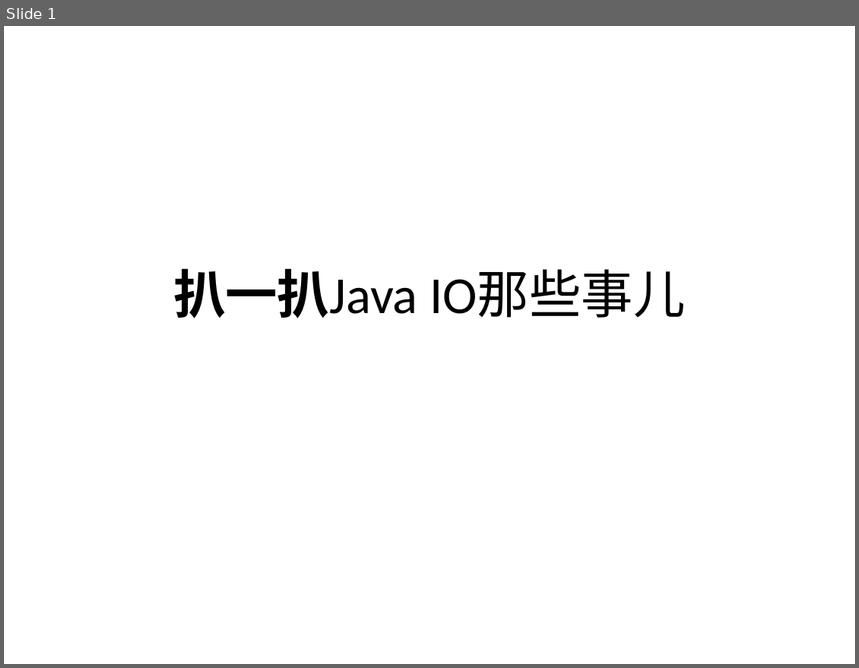
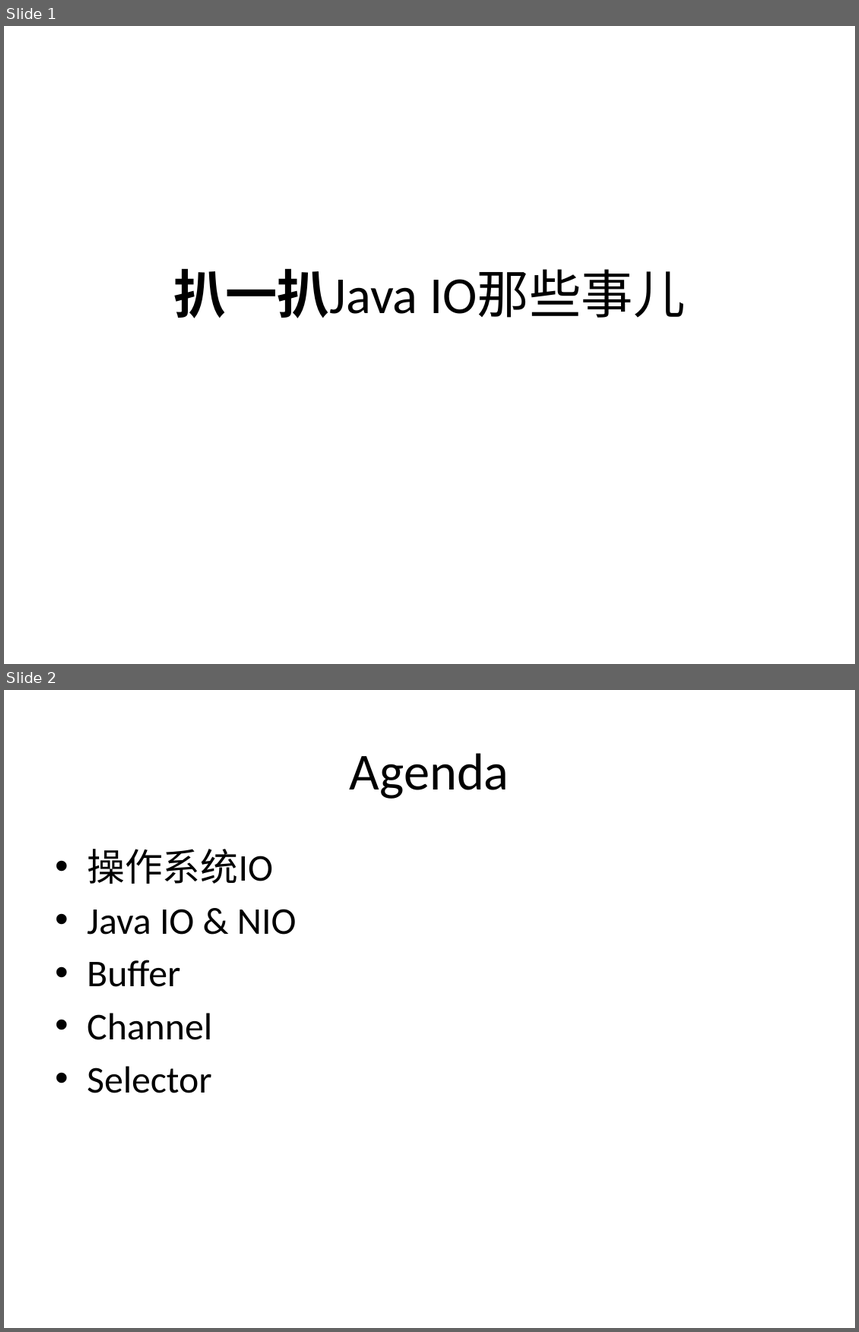
Before and after one commit to guhanjie/Knowledge-sharing, a slide deck: 扒一扒Java IO那些事儿.pptx. Shown one above the other, each under a label of ours: slide 1 before the commit, slides 1 and 2 after it. The pictures are 859x668 and 859x1332 pixels, drawn with LibreOffice and Linux fonts; fonts in the diff are those of the drawing. Boxes give left, top, right and bottom in pixels: in the first picture for what was removed or moved away, otherwise in the second. Text is boxed around its words. In the diff, an @@ line names an element or a change of style, - is before the commit and + after.

Commit message:
update java io

```diff
--- a/扒一扒Java IO那些事儿.pptx
+++ b/扒一扒Java IO那些事儿.pptx
@@ slide 2 added at (4, 690, 855, 1328), background #FFFFFF @@
@@ title added at (350, 753, 509, 799), 44 pt, text #000000 @@
+Agenda
@@ text added at (87, 849, 297, 1094), 32 pt, text #000000 @@
+• 操作系统IO
+• Java IO & NIO
+• Buffer
+• Channel
+• Selector
```
Also in this commit, not shown: 5 slides changed, 7 other slides added, 2 slides removed.
